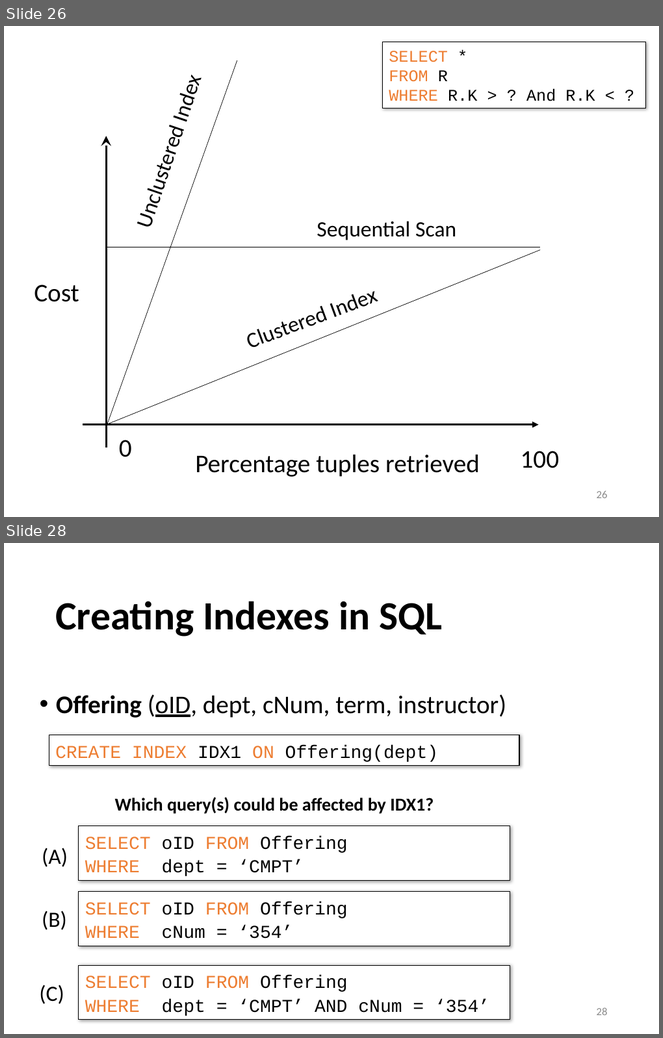
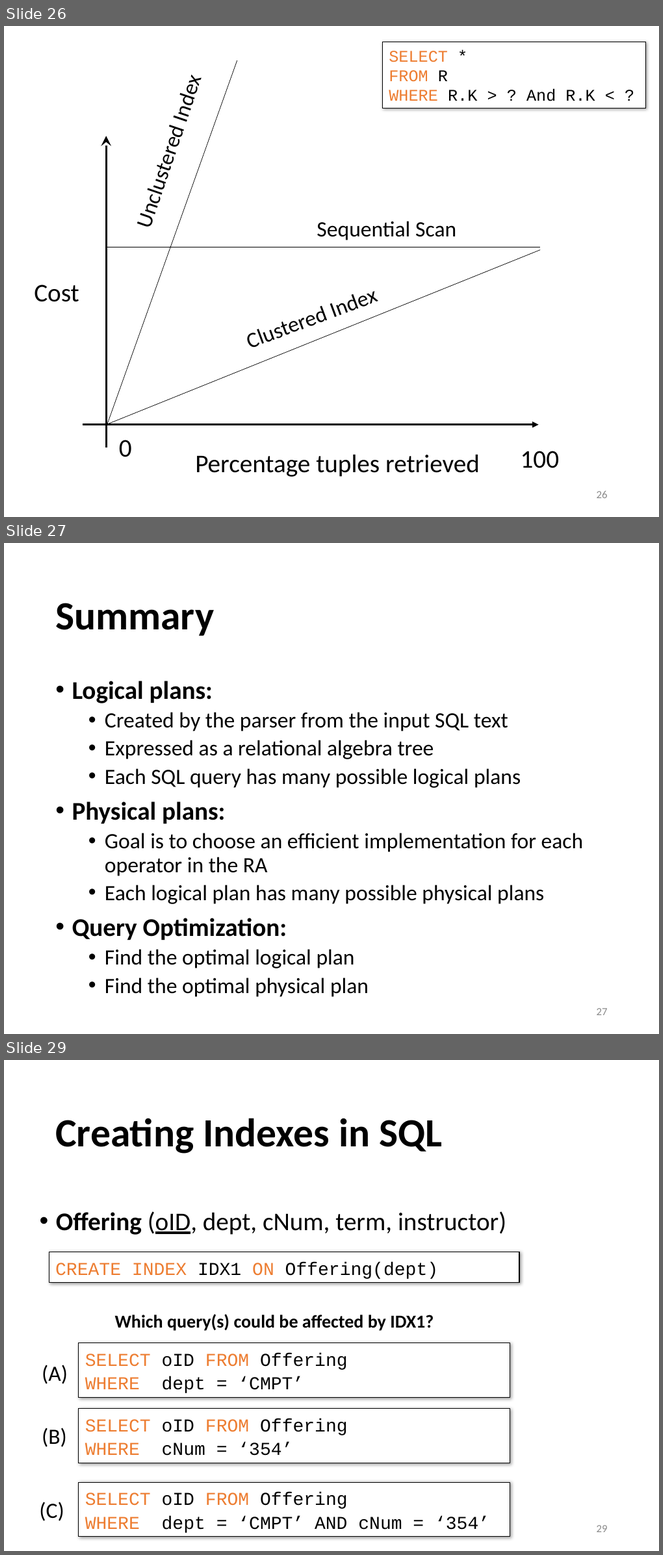
Before and after one commit to sfu-db/cmpt354, a slide deck: Lectures/lec6-qp-indexing.pptx. Shown one above the other, each under a label of ours: slides 26 and 28 before the commit, slides 26, 27 and 29 after it; the slides between them are not shown. The pictures are 663x1038 and 663x1555 pixels, drawn with LibreOffice and Linux fonts; fonts in the diff are those of the drawing. Boxes give left, top, right and bottom in pixels: in the first picture for what was removed or moved away, otherwise in the second. Text is boxed around its words. In the diff, an @@ line names an element or a change of style, - is before the commit and + after.

```diff
--- a/Lectures/lec6-qp-indexing.pptx
+++ b/Lectures/lec6-qp-indexing.pptx
@@ slide 27 added at (4,543,659,1034), background #FFFFFF @@
@@ title added at (55,603,214,636), 44 pt, text #000000, bold @@
+Summary
@@ text added at (72,681,584,997), 24 pt, text #000000 @@
+• Logical plans:
+  • Created by the parser from the input SQL text
+  • Expressed as a relational algebra tree
+  • Each SQL query has many possible logical plans
+• Physical plans:
+  • Goal is to choose an efficient implementation for each operator in the RA
+  • Each logical plan has many possible physical plans
+• Query Optimization:
+  • Find the optimal logical plan
+  • Find the optimal physical plan
@@ page number added at (597,1008,608,1016), 12 pt, text #8C8C8C @@
+27
@@ what was slide 28 is now slide 29 @@
@@ page number at (597,1525,608,1533): text changed @@
-28
+29
```
Also in this commit, not shown: 1 slide changed, 3 other files.
